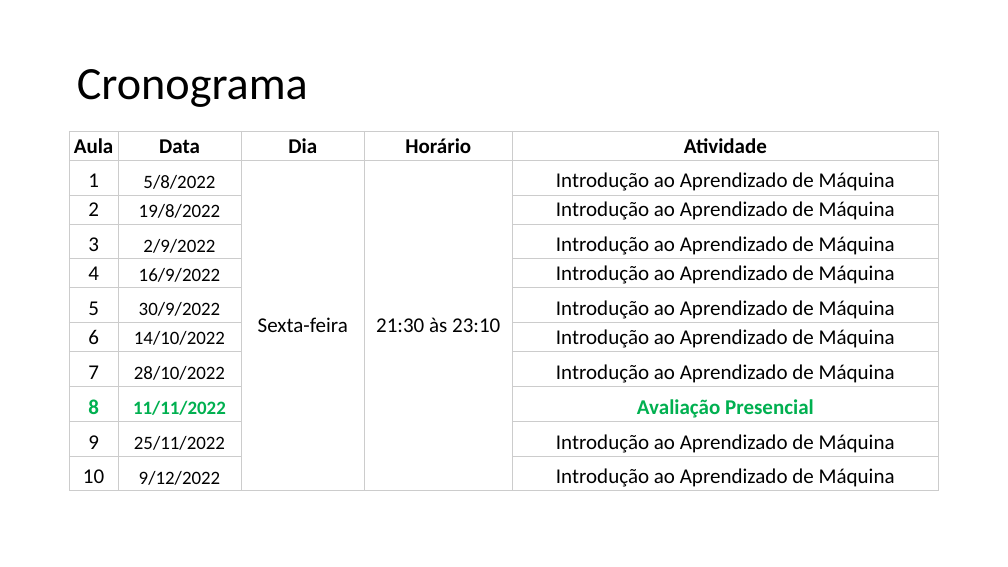
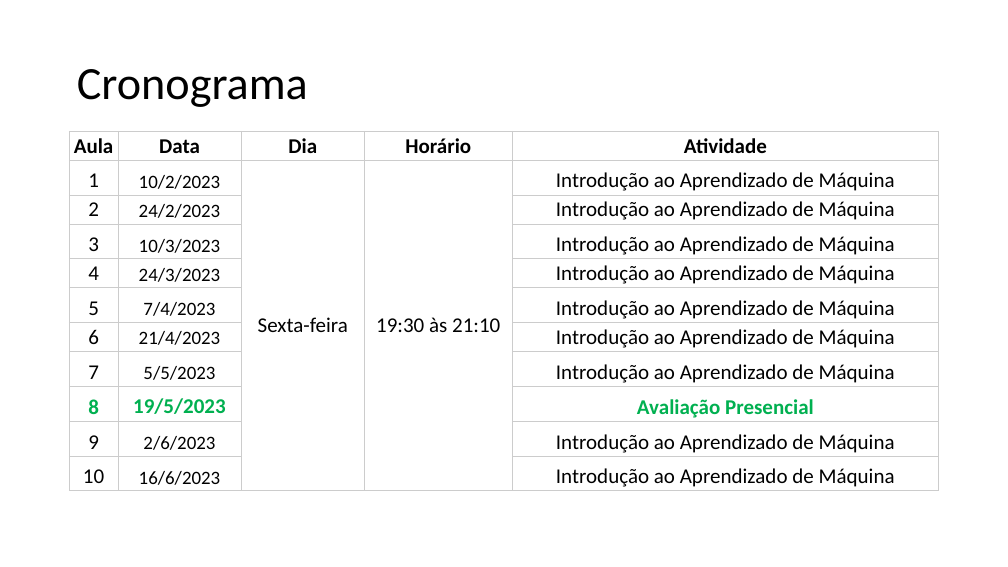
Before and after one commit to zz4fap/t319_aprendizado_de_maquina, a slide deck: slide 3 of slides/T319_Introdução.pptx. Drawn at 1008x567 pixels with LibreOffice and Linux fonts; fonts in the diff are those of the drawing. Boxes give left, top, right and bottom in pixels: in the first picture for what was removed or moved away, otherwise in the second. Text is boxed around its words. In the diff, an @@ line names an element or a change of style, - is before the commit and + after.

```diff
--- a/slides/T319_Introdução.pptx
+++ b/slides/T319_Introdução.pptx
@@ table at bbox=[70, 131, 939, 491] @@
-row 2, column 2: 5/8/2022
+row 2, column 2: 10/2/2023
-row 2, column 4: 21:30 às 23:10
+row 2, column 4: 19:30 às 21:10
-row 3, column 2: 19/8/2022
+row 3, column 2: 24/2/2023
-row 4, column 2: 2/9/2022
+row 4, column 2: 10/3/2023
-row 5, column 2: 16/9/2022
+row 5, column 2: 24/3/2023
-row 6, column 2: 30/9/2022
+row 6, column 2: 7/4/2023
-row 7, column 2: 14/10/2022
+row 7, column 2: 21/4/2023
-row 8, column 2: 28/10/2022
+row 8, column 2: 5/5/2023
-row 9, column 2: 11/11/2022
+row 9, column 2: 19/5/2023
-row 10, column 2: 25/11/2022
+row 10, column 2: 2/6/2023
-row 11, column 2: 9/12/2022
+row 11, column 2: 16/6/2023
```
Also in this commit, not shown: 2 other slides changed, 1 other file.
